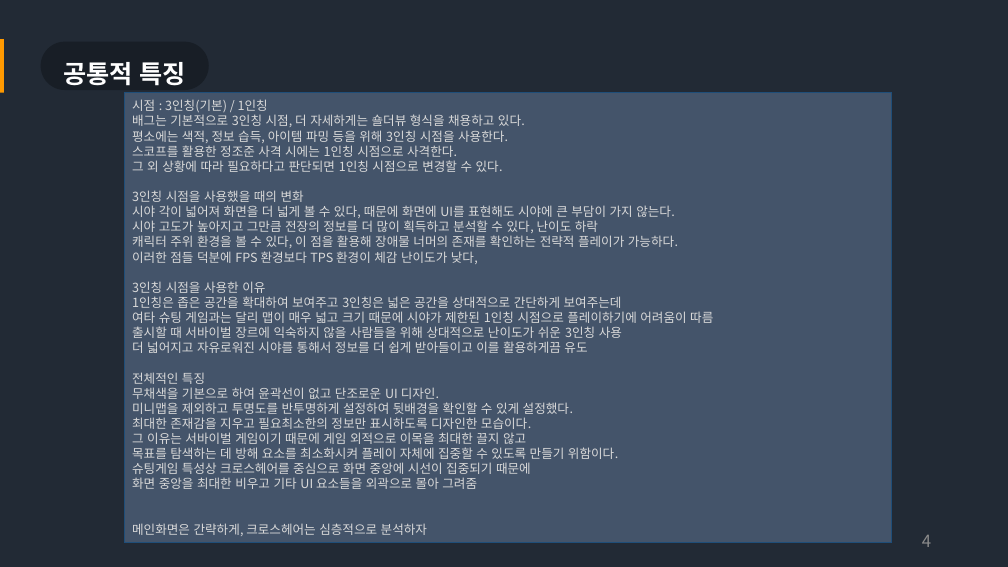
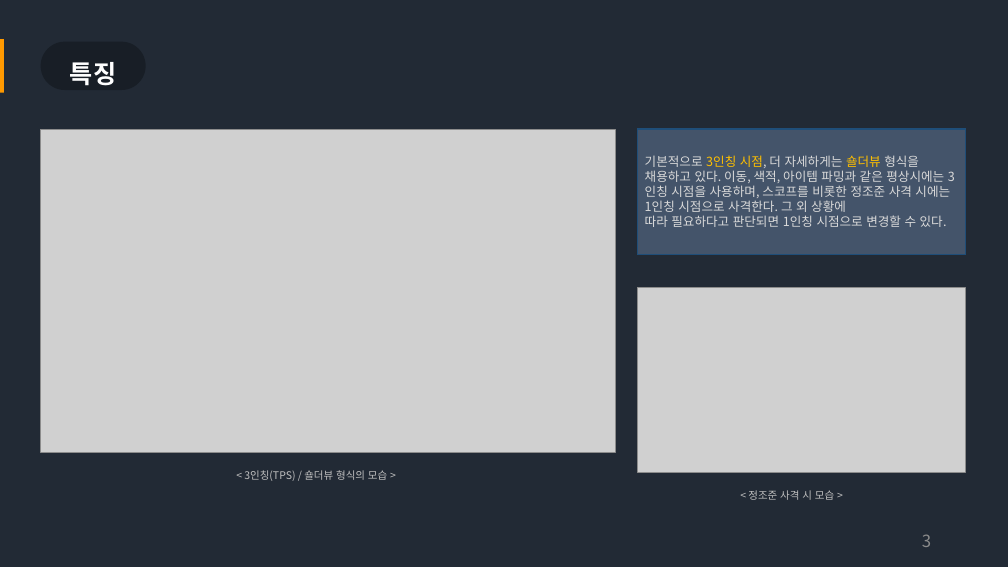
Before and after one commit to Bumizi/GameDesign, a slide deck: slide 3 of 3-1 기획 포트폴리오 작성/PUBG 전투 UI 역기획서.pptx (slide 4 before the commit). Drawn at 1008x567 pixels with LibreOffice and Linux fonts; fonts in the diff are those of the drawing; grey boxes stand for pictures. Boxes give left, top, right and bottom in pixels: in the first picture for what was removed or moved away, otherwise in the second. Text is boxed around its words. In the diff, an @@ line names an element or a change of style, - is before the commit and + after.

Commit message:
특징, 시점 슬라이드 추가
특징, 시점 슬라이드 추가

```diff
--- a/3-1 기획 포트폴리오 작성/PUBG 전투 UI 역기획서.pptx
+++ b/3-1 기획 포트폴리오 작성/PUBG 전투 UI 역기획서.pptx
@@ rounded rectangle "특징": place and size @@
-rounded rectangle "특징" at [41,42,209,90]
+rounded rectangle "특징" at [41,42,146,90]
@@ text in rounded rectangle at [70,62,116,86]: text changed @@
-공통적 특징
+특징
@@ picture added at [41,129,616,453] @@
@@ rectangle "기본적으로 3인칭 시점, 더 자세하게는 ...": place and size @@
-rectangle "기본적으로 3인칭 시점, 더 자세하게는 ..." at [125,93,892,543]
+rectangle "기본적으로 3인칭 시점, 더 자세하게는 ..." at [637,129,966,255]
@@ text in rectangle at [645,155,950,227]: text changed @@
-시점 : 3인칭(기본) / 1인칭
-배그는 기본적으로 3인칭 시점, 더 자세하게는 숄더뷰 형식을 채용하고 있다.
-평소에는 색적, 정보 습득, 아이템 파밍 등을 위해 3인칭 시점을 사용한다.
-스코프를 활용한 정조준 사격 시에는 1인칭 시점으로 사격한다.
-그 외 상황에 따라 필요하다고 판단되면 1인칭 시점으로 변경할 수 있다.
-3인칭 시점을 사용했을 때의 변화
-시야 각이 넓어져 화면을 더 넓게 볼 수 있다, 때문에 화면에 UI를 표현해도 시야에 큰 부담이 가지 않는다.
-시야 고도가 높아지고 그만큼 전장의 정보를 더 많이 획득하고 분석할 수 있다, 난이도 하락
-캐릭터 주위 환경을 볼 수 있다, 이 점을 활용해 장애물 너머의 존재를 확인하는 전략적 플레이가 가능하다.
-이러한 점들 덕분에 FPS 환경보다 TPS 환경이 체감 난이도가 낮다,
-3인칭 시점을 사용한 이유
-1인칭은 좁은 공간을 확대하여 보여주고 3인칭은 넓은 공간을 상대적으로 간단하게 보여주는데
-여타 슈팅 게임과는 달리 맵이 매우 넓고 크기 때문에 시야가 제한된 1인칭 시점으로 플레이하기에 어려움이 따름
-출시할 때 서바이벌 장르에 익숙하지 않을 사람들을 위해 상대적으로 난이도가 쉬운 3인칭 사용
-더 넓어지고 자유로워진 시야를 통해서 정보를 더 쉽게 받아들이고 이를 활용하게끔 유도
-전체적인 특징
-무채색을 기본으로 하여 윤곽선이 없고 단조로운 UI 디자인.
-미니맵을 제외하고 투명도를 반투명하게 설정하여 뒷배경을 확인할 수 있게 설정했다.
-최대한 존재감을 지우고 필요최소한의 정보만 표시하도록 디자인한 모습이다.
-그 이유는 서바이벌 게임이기 때문에 게임 외적으로 이목을 최대한 끌지 않고
-목표를 탐색하는 데 방해 요소를 최소화시켜 플레이 자체에 집중할 수 있도록 만들기 위함이다.
-슈팅게임 특성상 크로스헤어를 중심으로 화면 중앙에 시선이 집중되기 때문에
-화면 중앙을 최대한 비우고 기타 UI 요소들을 외곽으로 몰아 그려줌
-메인화면은 간략하게, 크로스헤어는 심층적으로 분석하자
+기본적으로 3인칭 시점, 더 자세하게는 숄더뷰 형식을 채용하고 있다. 이동, 색적, 아이템 파밍과 같은 평상시에는 3인칭 시점을 사용하며, 스코프를 비롯한 정조준 사격 시에는 1인칭 시점으로 사격한다. 그 외 상황에
+따라 필요하다고 판단되면 1인칭 시점으로 변경할 수 있다.
@@ picture added at [637,288,966,473] @@
@@ text added at [244,470,387,481], 10 pt, text #BFBFBF @@
+< 3인칭(TPS) / 숄더뷰 형식의 모습 >
@@ text added at [748,490,834,500], 10 pt, text #BFBFBF @@
+< 정조준 사격 시 모습 >
@@ page number at [922,534,931,547]: text changed @@
-4
+3
```
Also in this commit, not shown: 2 other slides changed, 2 slides added, 1 slide removed.
